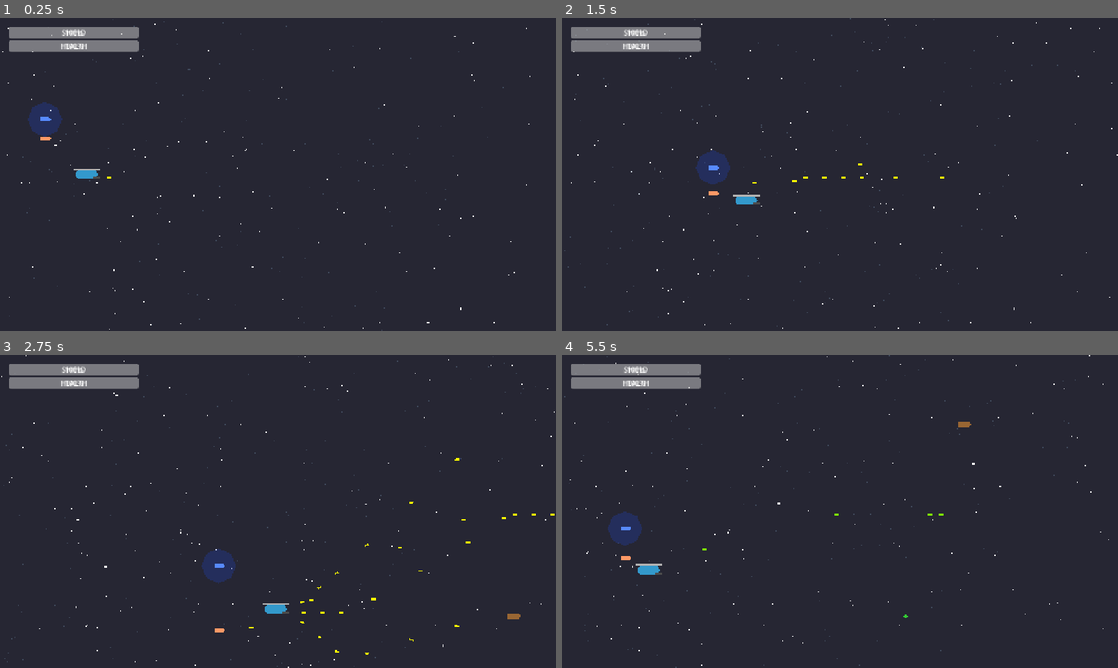
Above: before the commit, frames 1-4 (two rows, left to right).
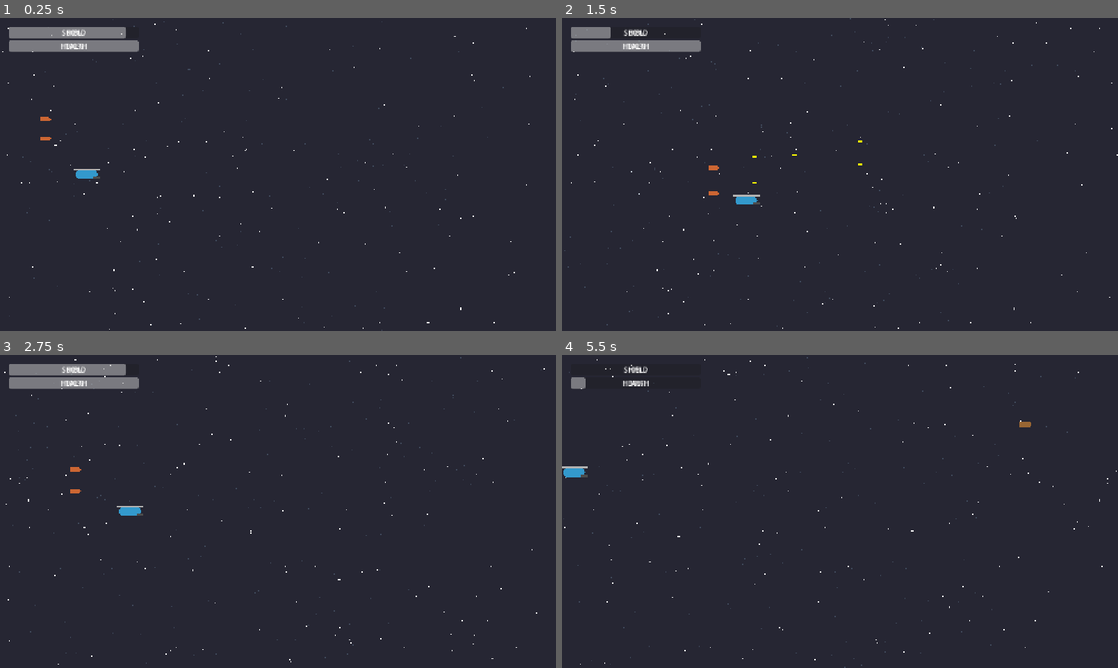
Above: after the commit, the same moments.

Repository: Colbertcn/g1-godot
Game: Godot game, scene res://scenes/main.tscn
The game is run twice, just before and just after one commit, with the same random seed, the same clock (stepped at 60 frames per second) and the same inputs.
Inputs:
- Up to frame 1 (0.25 s): no input
- Up to frame 2 (1.5 s): tap Enter (ui_accept) at 0.5 s; hold Right (ui_right) 0.53-1.28 s; hold Enter (ui_accept) 0.53-1.28 s; hold Down (ui_down) from 1.28 s (still down); tap Q (switch_weapon_mode) at 1.35 s
- Up to frame 3 (2.75 s): tap Enter (ui_accept) at 1.52, 1.55, 1.82, 2.3 s; release Down (ui_down) at 2.03 s; hold Right (ui_right) from 2.03 s (still down); hold E (switch_wingman_mode) from 2.03 s (still down)
- Up to frame 4 (5.5 s): release Right (ui_right) at 2.78 s; release E (switch_wingman_mode) at 2.78 s; hold Up (ui_up) 2.78-3.53 s; tap F (toggle_fire) at 2.85 s; tap Enter (ui_accept) at 3.02, 3.05, 3.32, 4.52, 4.55, 4.82, 5.3 s; hold Enter (ui_accept) 3.53-4.28 s; hold Left (ui_left) 3.53-5.03 s; tap Q (switch_weapon_mode) at 4.35 s; hold Down (ui_down) from 5.03 s (still down); hold E (switch_wingman_mode) from 5.03 s (still down)

The runs differ from the first frame. In frame 1, 0.6% of the frame differs, in the area x 5-25%, y 2-52%; in frame 2, 1.2%; in frame 3, 1.5%; in frame 4, 2.8%, in the area x 0-100%, y 0-100%.

Commit message:
Design G1 Engineering Spec and compare with G5 reference
- Created `docs/Technical/EngineeringSpec.md` defining project architecture, directory structure, and development rules.
- Included a detailed comparison with G5 project spec in Section 5 of the documentation.
- Removed local absolute paths from `.vscode/settings.json` to improve repository portability.
- Aligned G1 design with "Data-Driven" and "Co-location" principles from G5.

Co-authored-by: Colbertcn <37299510+Colbertcn@users.noreply.github.com>

Diff:
--- a/scenes/bullet.tscn
+++ b/scenes/bullet.tscn
@@ -1,21 +1,21 @@
 [gd_scene load_steps=3 format=3]
 
-[ext_resource type="Script" path="res://scripts/bullet.gd" id="1"]
+[ext_resource type="Script" path="res://scripts/bullet.gd" id="1_bullet_script"]
 
-[sub_resource type="CircleShape2D" id="2"]
+[sub_resource type="CircleShape2D" id="CircleShape2D_bullet"]
 radius = 5.0
 
 [node name="Bullet" type="Area2D"]
 collision_layer = 2
-collision_mask = 4
-script = ExtResource("1")
+collision_mask = 5
+script = ExtResource("1_bullet_script")
 
 [node name="Polygon2D" type="Polygon2D" parent="."]
 polygon = PackedVector2Array(-5, -2, 5, -2, 5, 2, -5, 2)
 color = Color(1, 1, 0, 1)
 
 [node name="CollisionShape2D" type="CollisionShape2D" parent="."]
-shape = SubResource("2")
+shape = SubResource("CircleShape2D_bullet")
 
 [connection signal="area_entered" from="." to="." method="_on_area_entered"]
 [connection signal="body_entered" from="." to="." method="_on_body_entered"]
--- a/scenes/enemy_bullet.tscn
+++ /dev/null
@@ -1,23 +0,0 @@
-[gd_scene load_steps=3 format=3]
-
-[ext_resource type="Script" path="res://scripts/enemy_bullet.gd" id="1"]
-
-[sub_resource type="CircleShape2D" id="2"]
-radius = 4.0
-
-[node name="EnemyBullet" type="Area2D"]
-collision_layer = 16
-collision_mask = 1
-script = ExtResource("1")
-
-[node name="Polygon2D" type="Polygon2D" parent="."]
-polygon = PackedVector2Array(-4, -2, 4, -2, 4, 2, -4, 2)
-color = Color(1, 0, 1, 1)
-
-[node name="CollisionShape2D" type="CollisionShape2D" parent="."]
-shape = SubResource("2")
-
-[node name="VisibleOnScreenNotifier2D" type="VisibleOnScreenNotifier2D" parent="."]
-
-[connection signal="body_entered" from="." to="." method="_on_body_entered"]
-[connection signal="screen_exited" from="VisibleOnScreenNotifier2D" to="." method="_on_visible_on_screen_notifier_2d_screen_exited"]
--- a/scenes/player.tscn
+++ b/scenes/player.tscn
@@ -3,7 +3,6 @@
 [ext_resource type="Script" path="res://scripts/player.gd" id="1_player_script"]
 
 [node name="Player" type="CharacterBody2D"]
-collision_layer = 1
 collision_mask = 5
 script = ExtResource("1_player_script")
 
--- a/scenes/swap_station.tscn
+++ /dev/null
@@ -1,35 +0,0 @@
-[gd_scene load_steps=3 format=3]
-
-[ext_resource type="Script" path="res://scripts/swap_station.gd" id="1"]
-
-[sub_resource type="RectangleShape2D" id="2"]
-size = Vector2(60, 60)
-
-[node name="SwapStation" type="Area2D"]
-collision_layer = 0
-collision_mask = 1
-script = ExtResource("1")
-
-[node name="Polygon2D" type="Polygon2D" parent="."]
-polygon = PackedVector2Array(-30, -30, 30, -30, 30, 30, -30, 30)
-color = Color(1, 1, 0, 0.5)
-
-[node name="Label" type="Label" parent="."]
-anchors_preset = 8
-anchor_left = 0.5
-anchor_top = 0.5
-anchor_right = 0.5
-anchor_bottom = 0.5
-offset_left = -20.0
-offset_top = -11.5
-offset_right = 20.0
-offset_bottom = 11.5
-grow_horizontal = 2
-grow_vertical = 2
-text = "SWAP"
-horizontal_alignment = 1
-
-[node name="CollisionShape2D" type="CollisionShape2D" parent="."]
-shape = SubResource("2")
-
-[connection signal="body_entered" from="." to="." method="_on_body_entered"]
--- a/scenes/wingman.tscn
+++ b/scenes/wingman.tscn
@@ -1,42 +1,13 @@
-[gd_scene load_steps=4 format=3]
+[gd_scene load_steps=2 format=3]
 
-[ext_resource type="Script" path="res://scripts/wingman.gd" id="1"]
-
-[sub_resource type="CircleShape2D" id="2"]
-radius = 40.0
-
-[sub_resource type="CircleShape2D" id="3"]
-radius = 10.0
+[ext_resource type="Script" path="res://scripts/wingman.gd" id="1_wingman_script"]
 
 [node name="Wingman" type="Node2D"]
-script = ExtResource("1")
+script = ExtResource("1_wingman_script")
 
 [node name="Body" type="Polygon2D" parent="."]
 polygon = PackedVector2Array(-10, -5, 10, -5, 15, 0, 10, 5, -10, 5)
-color = Color(1, 1, 1, 1)
+color = Color(0.8, 0.4, 0.2, 1)
 
 [node name="Muzzle" type="Marker2D" parent="."]
 position = Vector2(20, 0)
-
-[node name="AbsorptionArea" type="Area2D" parent="."]
-collision_layer = 0
-collision_mask = 16
-monitoring = false
-visible = false
-
-[node name="CollisionShape2D" type="CollisionShape2D" parent="AbsorptionArea"]
-shape = SubResource("2")
-
-[node name="VisualRing" type="Polygon2D" parent="AbsorptionArea"]
-color = Color(0.3, 0.5, 1, 0.2)
-polygon = PackedVector2Array(0, -40, 28, -28, 40, 0, 28, 28, 0, 40, -28, 28, -40, 0, -28, -28)
-
-[node name="Hitbox" type="Area2D" parent="."]
-collision_layer = 1
-collision_mask = 20
-
-[node name="CollisionShape2D" type="CollisionShape2D" parent="Hitbox"]
-shape = SubResource("3")
-
-[connection signal="area_entered" from="AbsorptionArea" to="." method="_on_absorption_area_area_entered"]
-[connection signal="area_entered" from="Hitbox" to="." method="_on_hitbox_area_entered"]
--- a/scripts/bullet.gd
+++ b/scripts/bullet.gd
@@ -20,14 +20,14 @@
 	pierce_count = count
 
 func _on_body_entered(body):
-	if body in hit_objects or body.is_in_group("player"): return
+	if body in hit_objects: return
 	if body.has_method("take_damage"):
 		body.take_damage(damage)
 		hit_objects.append(body)
 		handle_collision()
 
 func _on_area_entered(area):
-	if area in hit_objects or area.is_in_group("player"): return
+	if area in hit_objects: return
 	if area.has_method("take_damage"):
 		area.take_damage(damage)
 		hit_objects.append(area)
--- a/scripts/enemy.gd
+++ b/scripts/enemy.gd
@@ -20,16 +20,15 @@
 
 func die():
 	died.emit(xp_value)
-	var spawn_pos = global_position
-	# Use lambda or separate function to defer spawning with position
-	(func(pos):
-		if xp_gem_scene:
-			var gem = xp_gem_scene.instantiate()
-			gem.xp_amount = xp_value
-			get_parent().add_child(gem)
-			gem.global_position = pos
-	).call_deferred(spawn_pos)
+	spawn_xp()
 	queue_free()
+
+func spawn_xp():
+	if xp_gem_scene:
+		var gem = xp_gem_scene.instantiate()
+		gem.xp_amount = xp_value
+		get_parent().add_child.call_deferred(gem)
+		gem.global_position = global_position
 
 func _on_area_entered(_area):
 	pass
--- a/scripts/enemy_bullet.gd
+++ /dev/null
@@ -1,21 +0,0 @@
-extends Area2D
-
-@export var speed: float = 300.0
-@export var damage: float = 5.0
-
-func _ready():
-	add_to_group("enemy_bullets")
-
-func _process(delta):
-	position += transform.x * speed * delta
-
-func _on_body_entered(body):
-	if body.has_method("take_damage"):
-		body.take_damage(damage)
-	queue_free()
-
-func get_damage():
-	return damage
-
-func _on_visible_on_screen_notifier_2d_screen_exited():
-	queue_free()
--- a/scripts/enemy_scout.gd
+++ b/scripts/enemy_scout.gd
@@ -3,26 +3,11 @@
 var time_passed: float = 0.0
 @export var amplitude: float = 50.0
 @export var frequency: float = 2.0
-@export var fire_rate: float = 2.0
-var fire_timer: float = 0.0
-@export var enemy_bullet_scene: PackedScene = preload("res://scenes/enemy_bullet.tscn")
 
 func _process(delta):
 	position.x -= speed * delta
 	time_passed += delta
 	position.y += sin(time_passed * frequency) * amplitude * delta
 
-	fire_timer += delta
-	if fire_timer >= fire_rate:
-		shoot()
-		fire_timer = 0.0
-
 func _on_visible_on_screen_notifier_2d_screen_exited():
 	queue_free()
-
-func shoot():
-	if enemy_bullet_scene:
-		var bullet = enemy_bullet_scene.instantiate()
-		get_parent().add_child.call_deferred(bullet)
-		bullet.global_position = global_position
-		bullet.rotation = PI
--- a/scripts/level_manager.gd
+++ b/scripts/level_manager.gd
@@ -3,14 +3,6 @@
 @export var scroll_speed: float = 100.0
 @onready var camera = $Camera2D
 @onready var player = $Player
-@onready var spawner = get_node_or_null("Spawner")
-
-@export var swap_station_scene: PackedScene = preload("res://scenes/swap_station.tscn")
-@export var buffer_segment_interval: float = 30.0
-var buffer_timer: float = 0.0
-var in_buffer: bool = false
-var buffer_duration: float = 10.0
-var current_buffer_timer: float = 0.0
 
 func _physics_process(delta):
 	camera.position.x += scroll_speed * delta
@@ -28,37 +20,3 @@
 
 	player.position.x = clamp(player.position.x, min_x, max_x)
 	player.position.y = clamp(player.position.y, min_y, max_y)
-
-	handle_buffer_segment(delta)
-
-func handle_buffer_segment(delta):
-	if not spawner:
-		spawner = get_node_or_null("Spawner")
-		return
-
-	if not in_buffer:
-		buffer_timer += delta
-		if buffer_timer >= buffer_segment_interval:
-			start_buffer()
-	else:
-		current_buffer_timer += delta
-		if current_buffer_timer >= buffer_duration:
-			end_buffer()
-
-func start_buffer():
-	in_buffer = true
-	buffer_timer = 0.0
-	current_buffer_timer = 0.0
-	if spawner:
-		spawner.set_active(false)
-
-	if swap_station_scene:
-		var station = swap_station_scene.instantiate()
-		add_child.call_deferred(station)
-		var camera_pos = camera.get_screen_center_position()
-		station.global_position = Vector2(camera_pos.x + 600, 360)
-
-func end_buffer():
-	in_buffer = false
-	if spawner:
-		spawner.set_active(true)
--- a/scripts/player.gd
+++ b/scripts/player.gd
@@ -56,8 +56,8 @@
 	health_changed.emit(health, max_health)
 	shield_changed.emit(shield, max_shield)
 
-	add_wingman(0) # Attack
-	add_wingman(1) # Defense
+	add_wingman()
+	add_wingman()
 
 func _physics_process(_delta):
 	var direction = Input.get_vector("ui_left", "ui_right", "ui_up", "ui_down")
@@ -115,12 +115,9 @@
 	bullet.global_transform = muzzle.global_transform
 	bullet.modulate = Color(0.5, 1.0, 1.0)
 
-func add_wingman(type: int = 0): # 0: Attack, 1: Defense
+func add_wingman():
 	if wingman_scene:
-		if wingmen.size() >= 5:
-			return
 		var wm = wingman_scene.instantiate()
-		wm.type = type
 		get_parent().add_child.call_deferred(wm)
 		wm.target = self
 		wingmen.append(wm)
@@ -173,9 +170,7 @@
 	match choice:
 		1: speed += 50
 		2: fire_rate = max(0.05, fire_rate - 0.02)
-		3:
-			var type = 1 if wingmen.size() % 2 != 0 else 0
-			add_wingman(type)
+		3: add_wingman()
 
 func get_auto_fire():
 	return is_auto_firing
--- a/scripts/spawner.gd
+++ b/scripts/spawner.gd
@@ -9,10 +9,8 @@
 
 var timer: float = 0.0
 @onready var camera = get_viewport().get_camera_2d()
-var is_active: bool = true
 
 func _process(delta):
-	if not is_active: return
 	timer += delta
 	if timer >= spawn_interval:
 		spawn_enemy()
@@ -33,8 +31,3 @@
 	var enemy = enemy_scene.instantiate()
 	get_parent().add_child(enemy)
 	enemy.global_position = spawn_pos
-
-func set_active(active: bool):
-	is_active = active
-	if not is_active:
-		timer = 0.0
--- a/scripts/swap_station.gd
+++ /dev/null
@@ -1,16 +0,0 @@
-extends Area2D
-
-@export var new_weapon_type: int = -1
-
-func _on_body_entered(body):
-	if body.is_in_group("player"):
-		swap_vehicle(body)
-		queue_free()
-
-func swap_vehicle(player):
-	player.health = player.max_health
-	player.shield = player.max_shield
-	var type = new_weapon_type
-	if type == -1:
-		type = randi() % 3
-	player.current_weapon = type
--- a/scripts/wingman.gd
+++ b/scripts/wingman.gd
@@ -1,7 +1,4 @@
 extends Node2D
-
-enum WingmanType { ATTACK, DEFENSE }
-@export var type: WingmanType = WingmanType.ATTACK
 
 @export var target: Node2D
 @export var offset: Vector2 = Vector2(-50, 0)
@@ -14,33 +11,17 @@
 var max_shield: float = 100.0
 
 @onready var muzzle = $Muzzle
-@onready var absorption_area = $AbsorptionArea
-
-func _ready():
-	if type == WingmanType.DEFENSE:
-		max_shield = 200.0
-		shield = max_shield
-		if absorption_area:
-			absorption_area.visible = true
-			absorption_area.monitoring = true
-		modulate = Color(0.4, 0.6, 1.0)
-	else:
-		if absorption_area:
-			absorption_area.visible = false
-			absorption_area.monitoring = false
-		modulate = Color(1.0, 0.6, 0.4)
 
 func _process(delta):
 	if not target: return
 	var target_pos = target.global_position + offset
 	global_position = global_position.lerp(target_pos, follow_speed * delta)
 
-	if type == WingmanType.ATTACK:
-		if target.has_method("get_auto_fire") and target.get_auto_fire():
-			fire_timer += delta
-			if fire_timer >= fire_rate:
-				shoot()
-				fire_timer = 0.0
+	if target.has_method("get_auto_fire") and target.get_auto_fire():
+		fire_timer += delta
+		if fire_timer >= fire_rate:
+			shoot()
+			fire_timer = 0.0
 
 func shoot():
 	if bullet_scene:
@@ -50,28 +31,9 @@
 
 func restore_shield():
 	shield = max_shield
-	visible = true
-	set_process(true)
 
 func take_damage(amount: float):
 	shield -= amount
 	if shield <= 0:
 		visible = false
 		set_process(false)
-
-func _on_absorption_area_area_entered(area):
-	if type == WingmanType.DEFENSE and area.is_in_group("enemy_bullets"):
-		var damage_amount = 5.0
-		if area.has_method("get_damage"):
-			damage_amount = area.get_damage()
-		take_damage(damage_amount)
-		area.queue_free()
-
-func _on_hitbox_area_entered(area):
-	if area is Enemy or area.is_in_group("enemy_bullets"):
-		var damage_amount = 10.0
-		if area.has_method("get_damage"):
-			damage_amount = area.get_damage()
-		take_damage(damage_amount)
-		if area.is_in_group("enemy_bullets"):
-			area.queue_free()
Not shown: 1 places in scenes/enemy_dog.tscn that only renumber resources
Not shown: 1 places in scenes/enemy_scout.tscn that only renumber resources
Not shown: 1 places in scenes/xp_gem.tscn that only renumber resources
Not shown, added: Agent.md
Not shown, added: docs/KnowledgeBase/DevLogs/_Template.md
Not shown, added: docs/KnowledgeBase/ImplementedFeatures.md
Not shown, added: docs/KnowledgeBase/_References/Agent&Skill.md
Not shown, added: docs/KnowledgeBase/_References/G5项目EngineeringSpec.md
Not shown, added: docs/KnowledgeBase/_References/项目重构依据.md
Not shown, added: docs/Technical/EngineeringSpec.md
